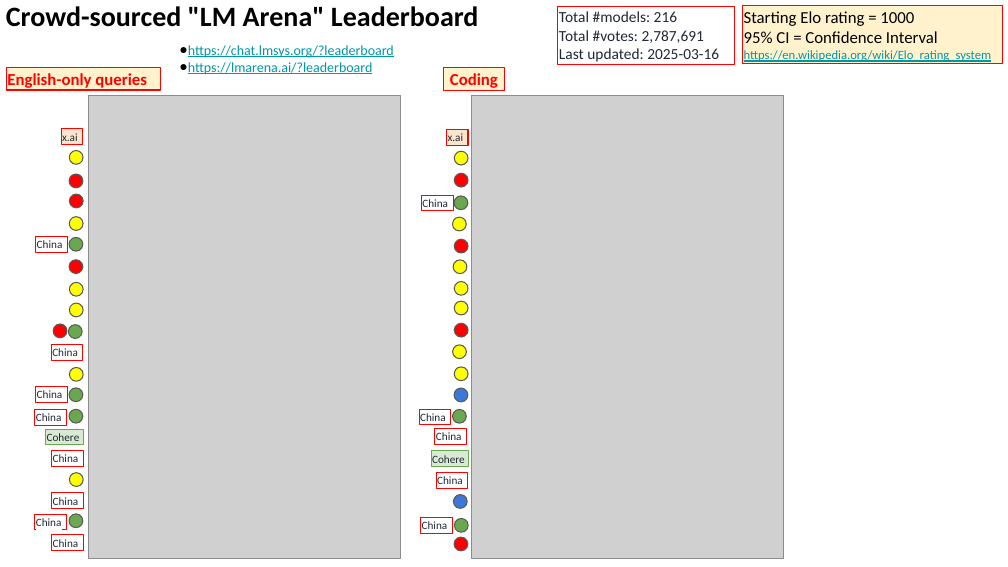
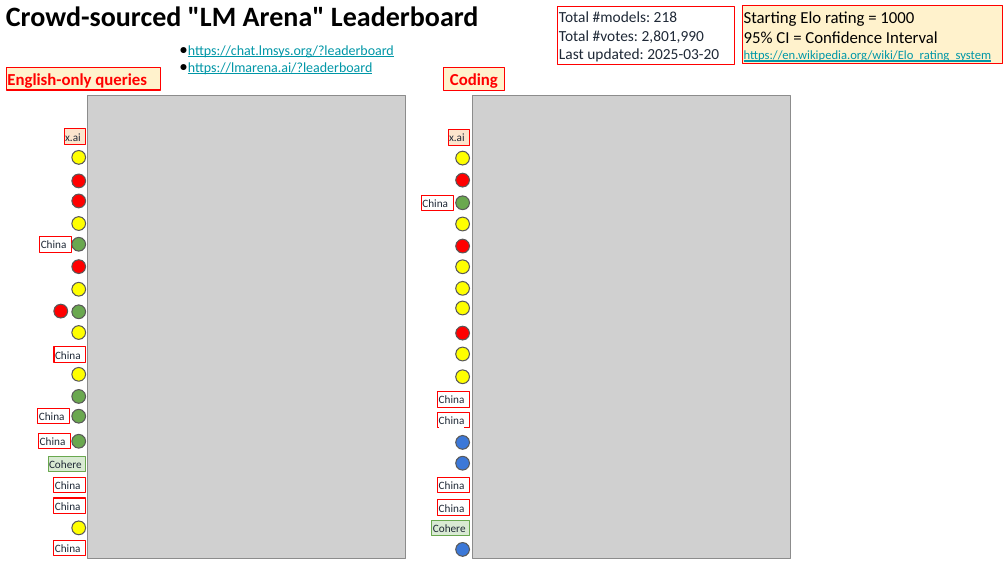
Before and after one commit to lselector/seminar, a slide deck: slide 19 of 2025/2025-03-21-AI-Updates.pptx. Drawn at 1008x567 pixels with LibreOffice and Linux fonts; fonts in the diff are those of the drawing; grey boxes stand for pictures. Boxes give left, top, right and bottom in pixels: in the first picture for what was removed or moved away, otherwise in the second. Text is boxed around its words. In the diff, an @@ line names an element or a change of style, - is before the commit and + after.

```diff
--- a/2025/2025-03-21-AI-Updates.pptx
+++ b/2025/2025-03-21-AI-Updates.pptx
@@ text in rectangle at [559,11,719,62]: text changed @@
-Total #models: 216
-Total #votes: 2,787,691
-Last updated: 2025-03-16
+Total #models: 218
+Total #votes: 2,801,990
+Last updated: 2025-03-20
@@ picture: place and size @@
-picture at [88,96,399,559]
+picture at [88,96,405,559]
@@ picture: place and size @@
-picture at [472,96,783,559]
+picture at [473,96,790,559]
@@ rectangle "x.ai": place and size @@
-rectangle "x.ai" at [61,129,83,144]
+rectangle "x.ai" at [65,129,86,144]
@@ ellipse: place and size @@
-ellipse at [455,301,469,316]
+ellipse at [72,150,86,164]
@@ rectangle "China": place and size @@
-rectangle "China" at [35,237,67,252]
+rectangle "China" at [39,237,71,252]
@@ ellipse: place and size @@
-ellipse at [53,324,68,338]
+ellipse at [53,304,68,319]
@@ ellipse: place and size @@
-ellipse at [70,303,84,318]
+ellipse at [72,326,86,340]
@@ ellipse: place and size @@
-ellipse at [69,325,83,339]
+ellipse at [72,305,86,320]
@@ ellipse added at [456,301,470,316], fill #FFFF00, outline #595959 0.75 pt @@
@@ ellipse: place and size @@
-ellipse at [69,514,83,528]
+ellipse at [72,389,86,403]
@@ rectangle "China": place and size @@
-rectangle "China" at [419,409,452,424]
+rectangle "China" at [437,412,470,427]
@@ rectangle "China": place and size @@
-rectangle "China" at [434,428,467,444]
+rectangle "China" at [437,392,470,407]
@@ ellipse removed at [453,409,467,423] @@
@@ rectangle "China": place and size @@
-rectangle "China" at [35,387,67,402]
+rectangle "China" at [38,433,70,449]
@@ ellipse: place and size @@
-ellipse at [69,388,83,402]
+ellipse at [72,434,86,449]
@@ ellipse: place and size @@
-ellipse at [454,388,468,402]
+ellipse at [456,435,470,450]
@@ rectangle "Cohere": place and size @@
-rectangle "Cohere" at [45,429,83,445]
+rectangle "Cohere" at [48,457,86,472]
@@ rectangle "China": place and size @@
-rectangle "China" at [51,451,84,466]
+rectangle "China" at [53,477,86,492]
@@ rectangle "China": place and size @@
-rectangle "China" at [436,473,469,488]
+rectangle "China" at [437,477,470,492]
@@ ellipse: place and size @@
-ellipse at [454,495,468,509]
+ellipse at [456,457,470,471]
@@ rectangle "China": place and size @@
-rectangle "China" at [51,493,84,508]
+rectangle "China" at [53,498,86,513]
@@ rectangle "China": place and size @@
-rectangle "China" at [51,535,84,550]
+rectangle "China" at [437,500,470,515]
@@ ellipse: place and size @@
-ellipse at [70,150,84,164]
+ellipse at [72,521,86,535]
@@ rectangle removed at [420,518,453,533] @@
-China
@@ rectangle "Cohere": place and size @@
-rectangle "Cohere" at [431,451,469,466]
+rectangle "Cohere" at [431,520,469,535]
@@ ellipse removed at [454,537,468,551] @@
@@ ellipse removed at [455,518,469,532] @@
@@ rectangle "China": place and size @@
-rectangle "China" at [35,514,68,529]
+rectangle "China" at [53,540,86,555]
@@ ellipse: place and size @@
-ellipse at [70,473,84,487]
+ellipse at [456,542,470,556]
@@ ellipse at [456,542,470,556]: fill #FFFF00 to #3C78D8 @@
```
Also in this commit, not shown: 4 other slides changed, 1 slide removed.
